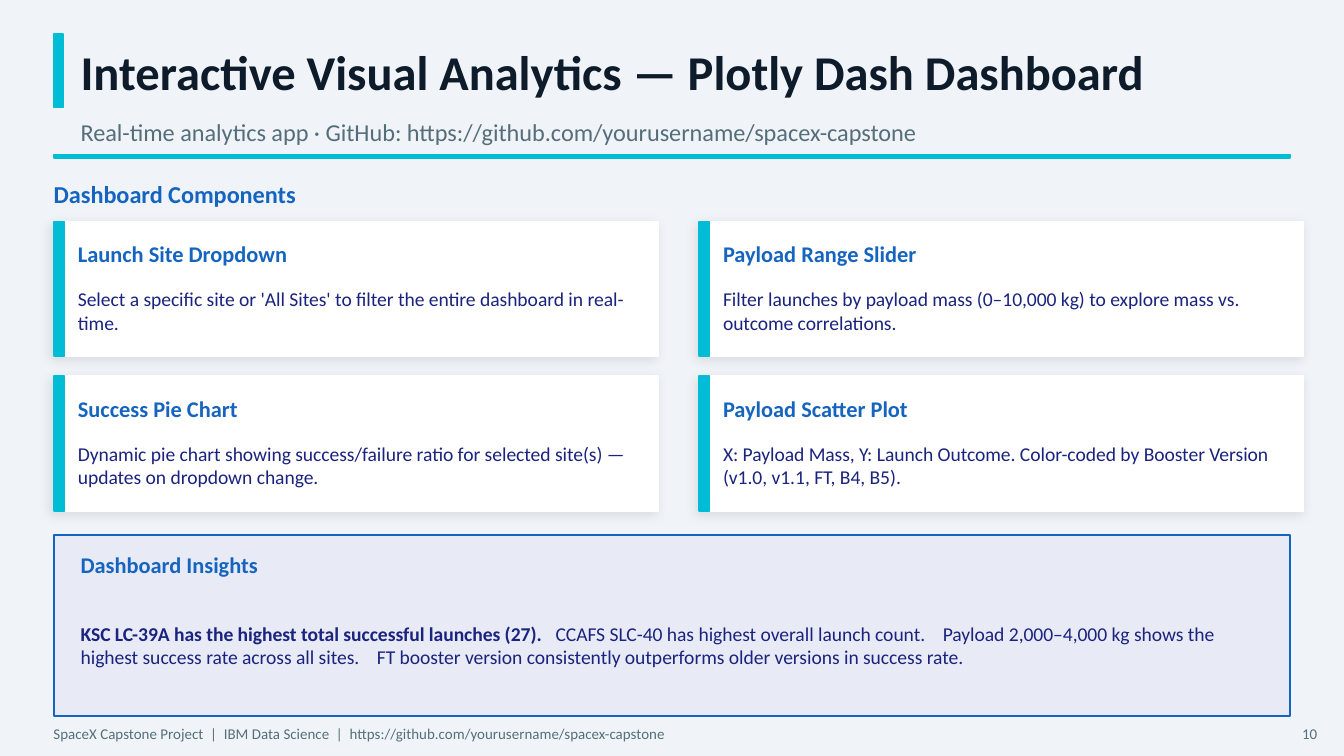
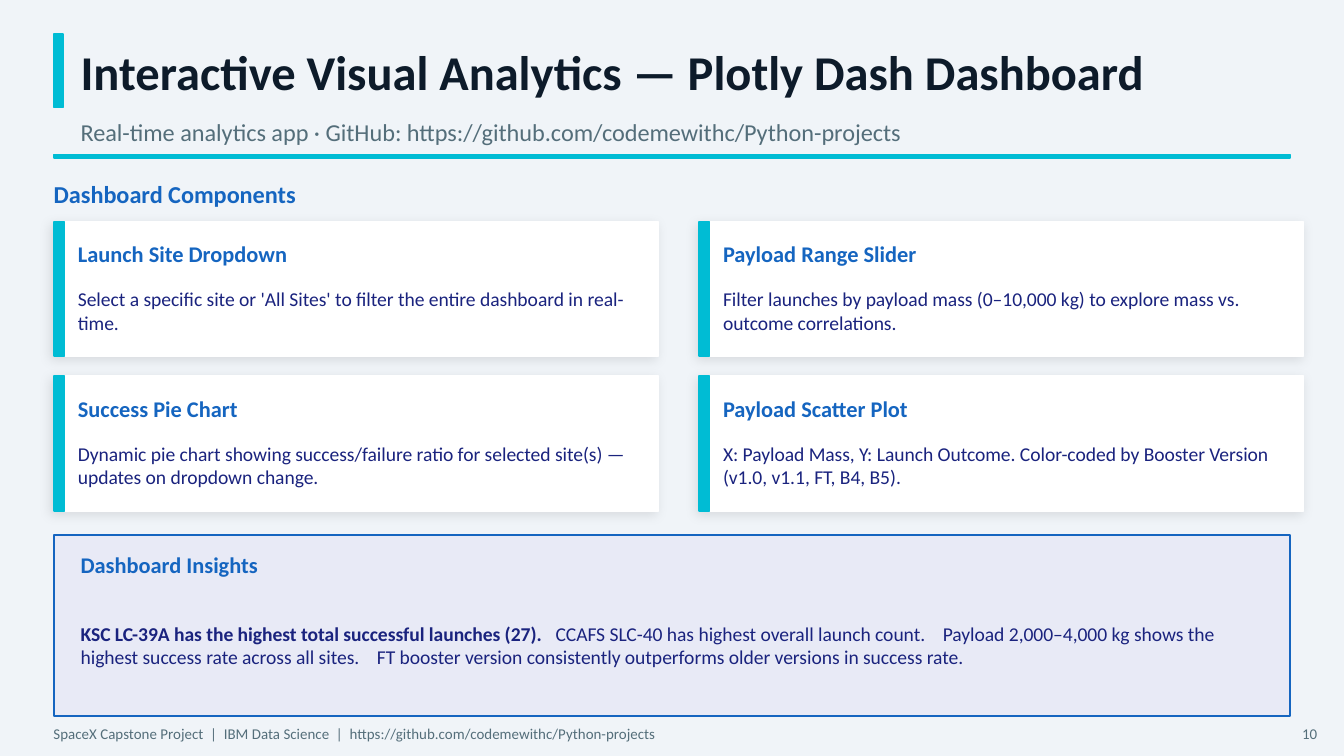
Before and after one commit to codemewithc/Python-projects, a slide deck: slide 10 of spacex-capstone/SpaceX_Capstone_Project_Report.pptx. Drawn at 1344x756 pixels with LibreOffice and Linux fonts; fonts in the diff are those of the drawing. Boxes give left, top, right and bottom in pixels: in the first picture for what was removed or moved away, otherwise in the second. Text is boxed around its words. In the diff, an @@ line names an element or a change of style, - is before the commit and + after.

Commit message:
capstone project edited

```diff
--- a/spacex-capstone/SpaceX_Capstone_Project_Report.pptx
+++ b/spacex-capstone/SpaceX_Capstone_Project_Report.pptx
@@ text at (81, 124, 901, 145): text changed @@
-Real-time analytics app · GitHub: https://github.com/yourusername/spacex-capstone
+Real-time analytics app · GitHub: https://github.com/codemewithc/Python-projects
@@ text at (53, 728, 655, 742): text changed @@
-SpaceX Capstone Project | IBM Data Science | https://github.com/yourusername/spacex-capstone
+SpaceX Capstone Project | IBM Data Science | https://github.com/codemewithc/Python-projects
```
Also in this commit, not shown: 12 other slides changed.
